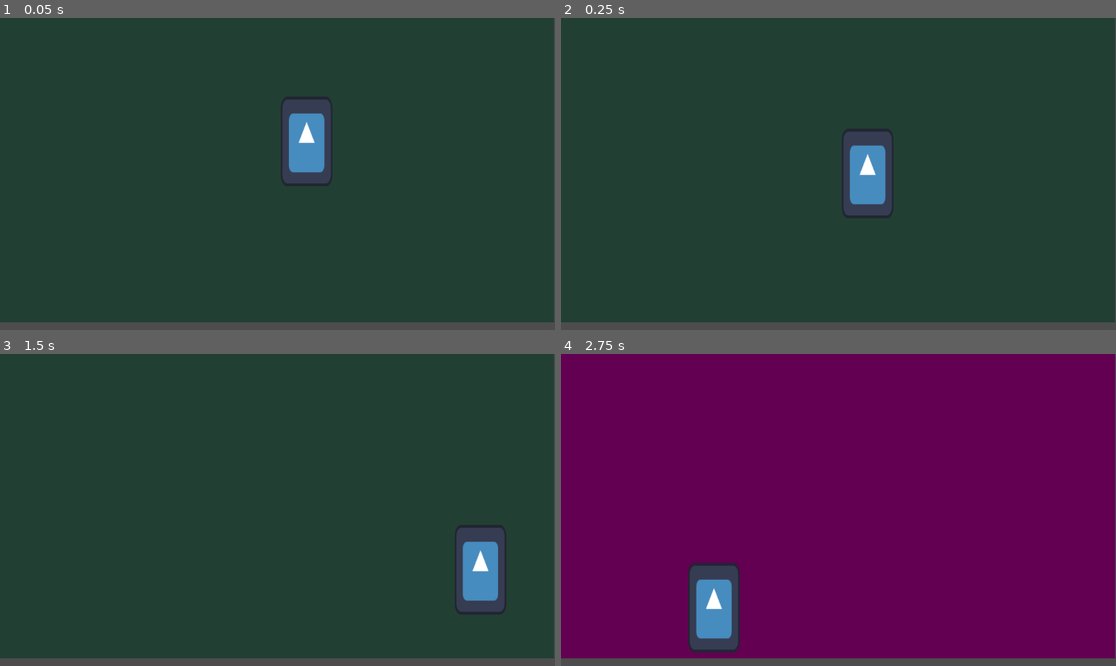
Above: before the commit, frames 1-4 (two rows, left to right).
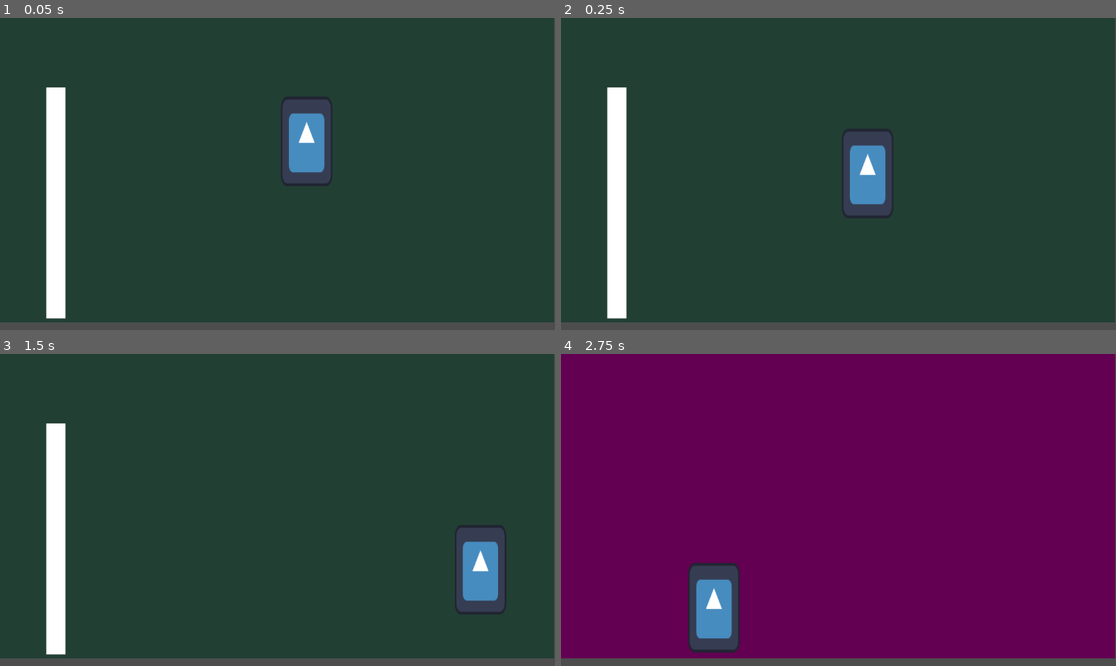
Above: after the commit, the same moments.

Repository: ezemllerwu-ship-it/taggFRFR
Game: Godot game, scene res://scene/room_manager.tscn
Same seed, same stepped clock (60 frames per second), same inputs: the game is played once before the commit and once after it. The engine's default icon, where the game draws it, is replaced by a stand-in: a white triangle on a blue panel in a dark square.
Inputs:
- Up to frame 1 (0.05 s): no input
- Up to frame 2 (0.25 s): no input
- Up to frame 3 (1.5 s): hold Shift (grab) 0.53-1.28 s; hold Right (ui_right) from 0.53 s (still down); tap K (dash) at 0.6 s; tap Space (jump) at 0.77, 1.07 s; tap Shift (grab) at 1.35 s
- Up to frame 4 (2.75 s): tap Space (jump) at 1.52, 1.55, 1.82, 2.1 s; release Right (ui_right) at 2.03 s; hold Left (ui_left) from 2.03 s (still down); tap K (dash) at 2.3 s

The runs differ from the first frame. In frame 1, 2.7% of the frame differs, in the area x 8-12%, y 22-97%; in frame 2, 2.7%; in frame 3, 2.7%; in frame 4, nothing differs.

Commit message:
i am literly the best coder

Diff:
--- a/tag#/scene/room_1.tscn
+++ b/tag#/scene/room_1.tscn
@@ -8,26 +8,41 @@
 [sub_resource type="RectangleShape2D" id="RectangleShape2D_p56th"]
 size = Vector2(49.5, 254)
 
-[node name="room_1" type="Node2D"]
+[sub_resource type="RectangleShape2D" id="RectangleShape2D_q4qhe"]
+size = Vector2(40, 480)
+
+[node name="room_1" type="Node2D" unique_id=788419342]
 script = ExtResource("1_p56th")
 
-[node name="ColorRect" type="ColorRect" parent="."]
+[node name="ColorRect" type="ColorRect" parent="." unique_id=751231494]
 offset_right = 1150.0
 offset_bottom = 632.0
 color = Color(0.133333, 0.247059, 0.2, 1)
 
-[node name="StaticBody2D" type="StaticBody2D" parent="."]
+[node name="StaticBody2D" type="StaticBody2D" parent="." unique_id=211566975]
 
-[node name="CollisionShape2D" type="CollisionShape2D" parent="StaticBody2D"]
+[node name="CollisionShape2D" type="CollisionShape2D" parent="StaticBody2D" unique_id=1651219902]
 shape = SubResource("WorldBoundaryShape2D_kx5kc")
 
-[node name="spawn" type="Marker2D" parent="."]
+[node name="spawn" type="Marker2D" parent="." unique_id=207672386]
 position = Vector2(583, 160)
 
-[node name="leve" type="Area2D" parent="."]
+[node name="leve" type="Area2D" parent="." unique_id=1078053265]
 
-[node name="CollisionShape2D" type="CollisionShape2D" parent="leve"]
+[node name="CollisionShape2D" type="CollisionShape2D" parent="leve" unique_id=1015014567]
 position = Vector2(1080, 437)
 shape = SubResource("RectangleShape2D_p56th")
 
+[node name="StaticBody2D2" type="StaticBody2D" parent="." unique_id=903051722]
+
+[node name="CollisionShape2D" type="CollisionShape2D" parent="StaticBody2D2" unique_id=1513822169]
+position = Vector2(116, 384)
+shape = SubResource("RectangleShape2D_q4qhe")
+
+[node name="ColorRect" type="ColorRect" parent="StaticBody2D2" unique_id=1996388060]
+offset_left = 96.0
+offset_top = 144.0
+offset_right = 136.0
+offset_bottom = 624.0
+
 [connection signal="body_entered" from="leve" to="." method="_on_leve_body_entered"]
--- a/tag#/script/player.gd
+++ b/tag#/script/player.gd
@@ -30,24 +30,14 @@
 
 func _physics_process(delta: float) -> void:
 	get_input_axis()
-
-	# Gravity
 	if !is_dashing and velocity.y < LIMIT_SPEED_Y:
 		velocity.y += GRAVITY * delta
-
-	# Dash
 	handle_dash(delta)
-
-	# Wall slide
 	handle_wall_slide(delta)
-
-	# Horizontal movement (disabled during wall jump lock)
 	if wall_jump_timer <= 0.0 and !is_dashing and !is_grabbing:
 		handle_horizontal(delta)
 	else:
 		wall_jump_timer -= delta
-
-	# Coyote time
 	if is_on_floor():
 		can_jump = true
 		coyote_timer = COYOTE_TIME
@@ -55,14 +45,10 @@
 		coyote_timer -= delta
 		if coyote_timer <= 0.0:
 			can_jump = false
-
-	# Jump buffer
 	if jump_buffer_timer > 0.0:
 		jump_buffer_timer -= delta
 		if is_on_floor():
 			do_jump(delta)
-
-	# Jump input
 	if Input.is_action_just_pressed("jump"):
 		if can_jump:
 			do_jump(delta)
@@ -70,26 +56,17 @@
 			do_wall_jump(delta)
 		else:
 			jump_buffer_timer = JUMP_BUFFER
-
-	# Variable jump height
 	if Input.is_action_just_released("jump"):
 		if velocity.y < -MIN_JUMP_FORCE * delta:
 			velocity.y = -MIN_JUMP_FORCE * delta
-
 	move_and_slide()
 
-# -------------------------
-# INPUT
-# -------------------------
 func get_input_axis() -> void:
 	axis = Vector2(
 		int(Input.is_action_pressed("ui_right")) - int(Input.is_action_pressed("ui_left")),
 		int(Input.is_action_pressed("ui_down")) - int(Input.is_action_pressed("ui_up"))
 	).normalized()
 
-# -------------------------
-# JUMPING
-# -------------------------
 func do_jump(delta: float) -> void:
 	velocity.y = -JUMP_FORCE * delta
 	can_jump = false
@@ -102,9 +79,6 @@
 		velocity.y = -JUMP_FORCE * delta
 		wall_jump_timer = WALL_JUMP_LOCK
 
-# -------------------------
-# WALL LOGIC
-# -------------------------
 func is_on_wall_custom() -> bool:
 	return $RayCast/ray_cast_left.is_colliding() or $RayCast/ray_cast_right.is_colliding()
 
@@ -129,9 +103,6 @@
 		wall_sliding = false
 		is_grabbing = false
 
-# -------------------------
-# HORIZONTAL MOVEMENT
-# -------------------------
 func handle_horizontal(delta: float) -> void:
 	if axis.x != 0:
 		velocity.x = move_toward(
@@ -142,9 +113,6 @@
 	else:
 		velocity.x = lerp(velocity.x, 0.0, 0.4)
 
-# -------------------------
-# DASH
-# -------------------------
 func handle_dash(delta: float) -> void:
 	if !has_dashed and Input.is_action_just_pressed("dash"):
 		is_dashing = true
Not shown: 1 places in tag#/scene/room_1.tscn that only renumber resources
